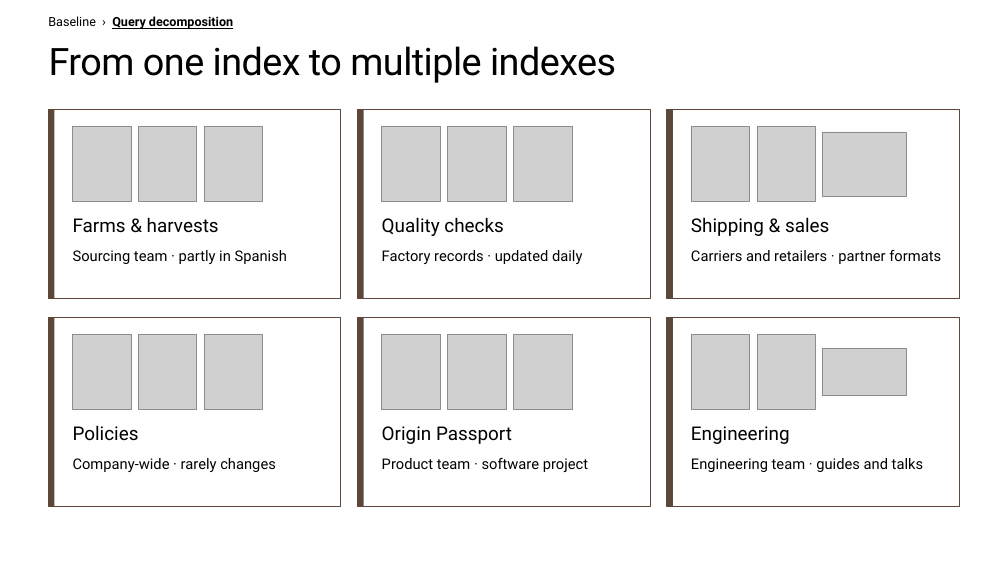
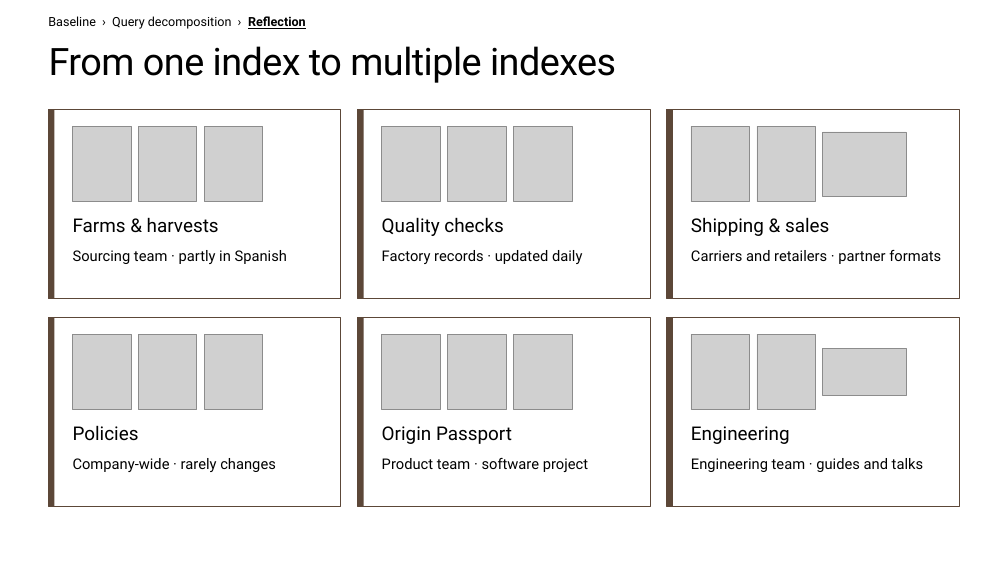
Before and after one commit to microsoft/ignite26-BRK300-building-agentic-retrieval-from-diy-to-foundry-iq, a slide deck: slide 29 of IgniteBRK300-WorkingDeck.pptx (slide 17 before the commit). Drawn at 1008x567 pixels with LibreOffice and Linux fonts; fonts in the diff are those of the drawing; grey boxes stand for pictures; background and template pictures are left out. Boxes give left, top, right and bottom in pixels: in the first picture for what was removed or moved away, otherwise in the second. Text is boxed around its words. In the diff, an @@ line names an element or a change of style, - is before the commit and + after.

```diff
--- a/IgniteBRK300-WorkingDeck.pptx
+++ b/IgniteBRK300-WorkingDeck.pptx
@@ text at bbox=[48, 16, 306, 29]: text changed; bold off @@
-Baseline › Query decomposition
+Baseline › Query decomposition › Reflection
```
Also in this commit, not shown: 33 other slides changed, 8 slides added.
